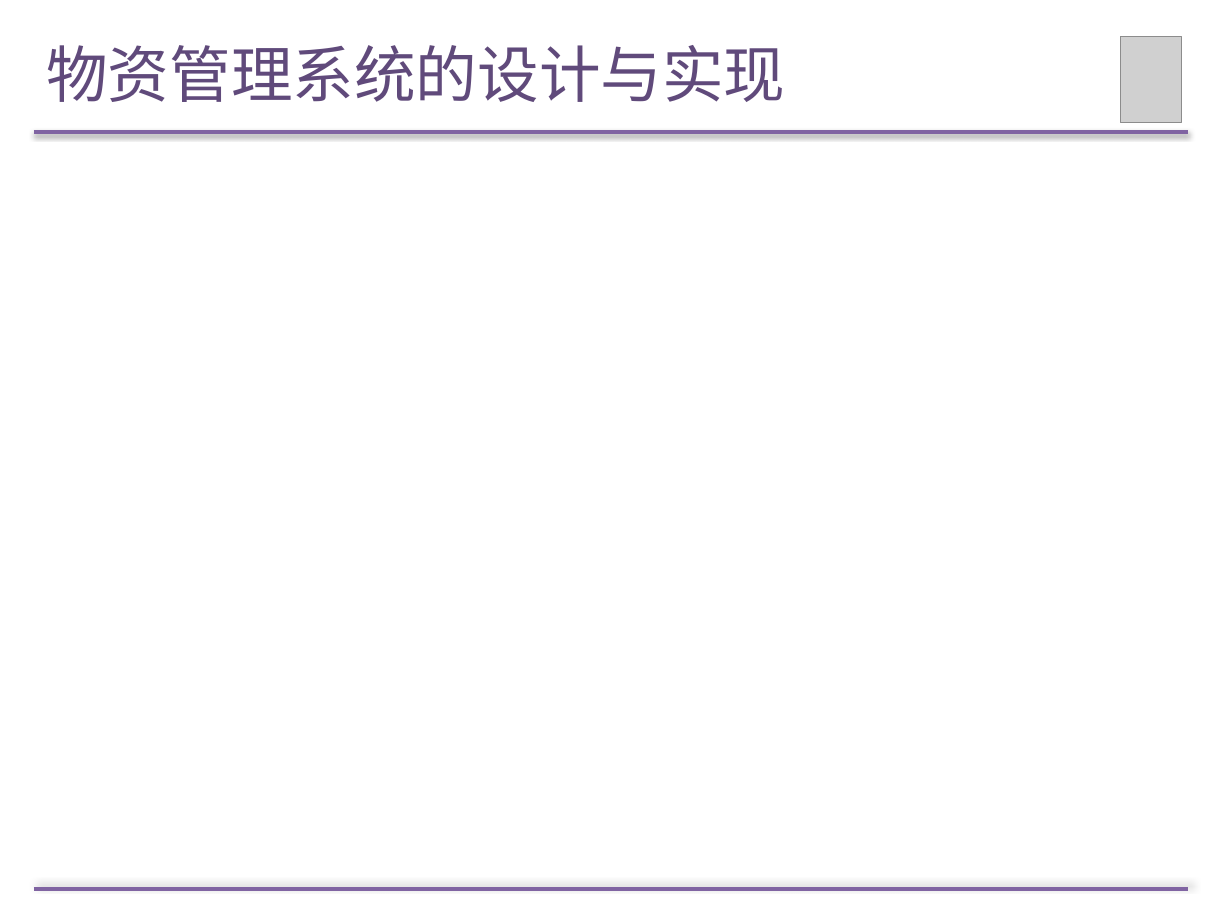
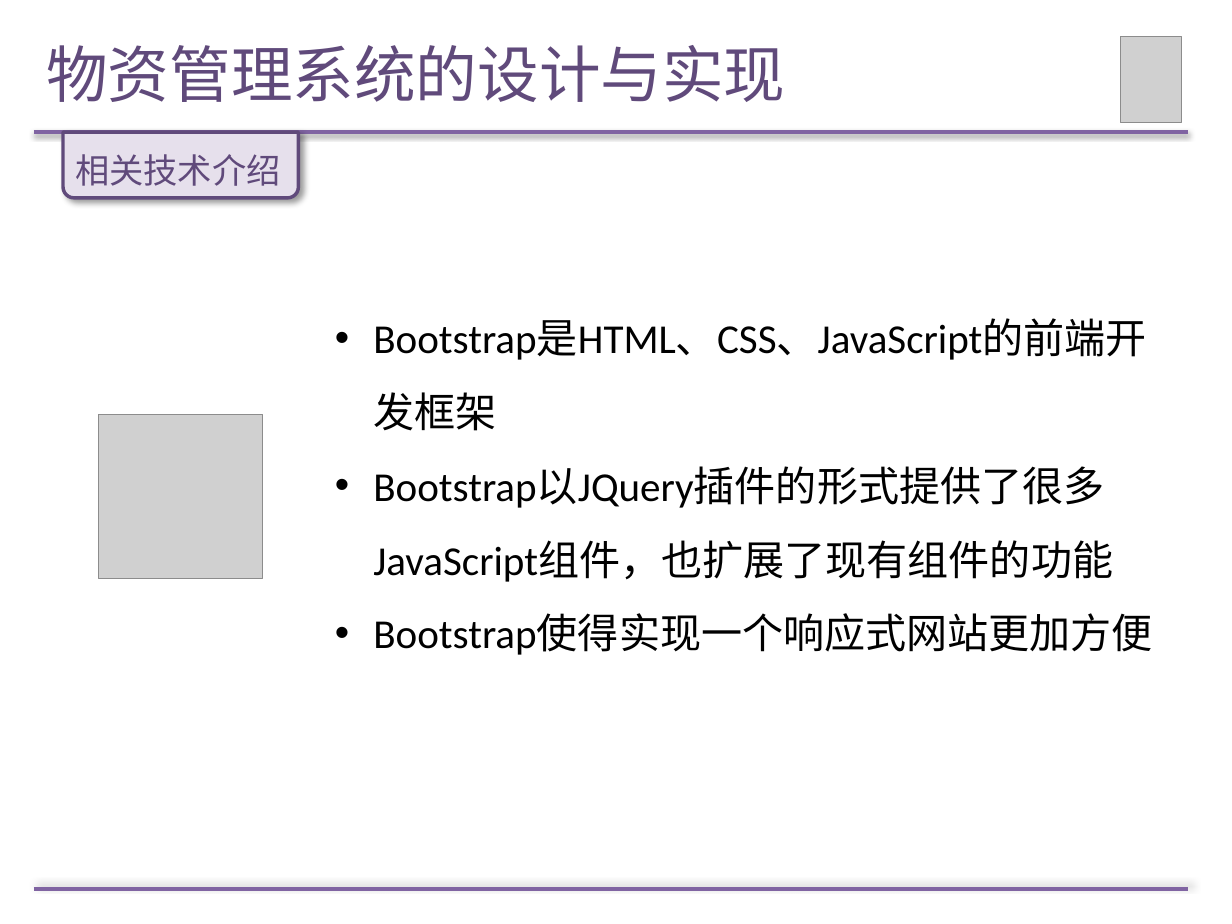
Before and after one commit to Wendy-Wu/LM-paper, a slide deck: slide 6 of 论文答辩PPT.pptx. Drawn at 1232x924 pixels with LibreOffice and Linux fonts; fonts in the diff are those of the drawing; grey boxes stand for pictures. Boxes give left, top, right and bottom in pixels: in the first picture for what was removed or moved away, otherwise in the second. Text is boxed around its words. In the diff, an @@ line names an element or a change of style, - is before the commit and + after.

```diff
--- a/论文答辩PPT.pptx
+++ b/论文答辩PPT.pptx
@@ round same rect added at <box>63,132,298,197</box>, fill #E6E0EC, outline #604A7B 2 pt @@
@@ text added at <box>75,154,281,186</box>, 20 pt, text #604A7B @@
+相关技术介绍
@@ text added at <box>373,319,1153,655</box>, 24 pt, text #000000 @@
+• Bootstrap是HTML、CSS、JavaScript的前端开发框架
+• Bootstrap以JQuery插件的形式提供了很多JavaScript组件，也扩展了现有组件的功能
+• Bootstrap使得实现一个响应式网站更加方便
@@ picture added at <box>99,414,262,578</box> @@
```
Also in this commit, not shown: 5 other slides changed.
